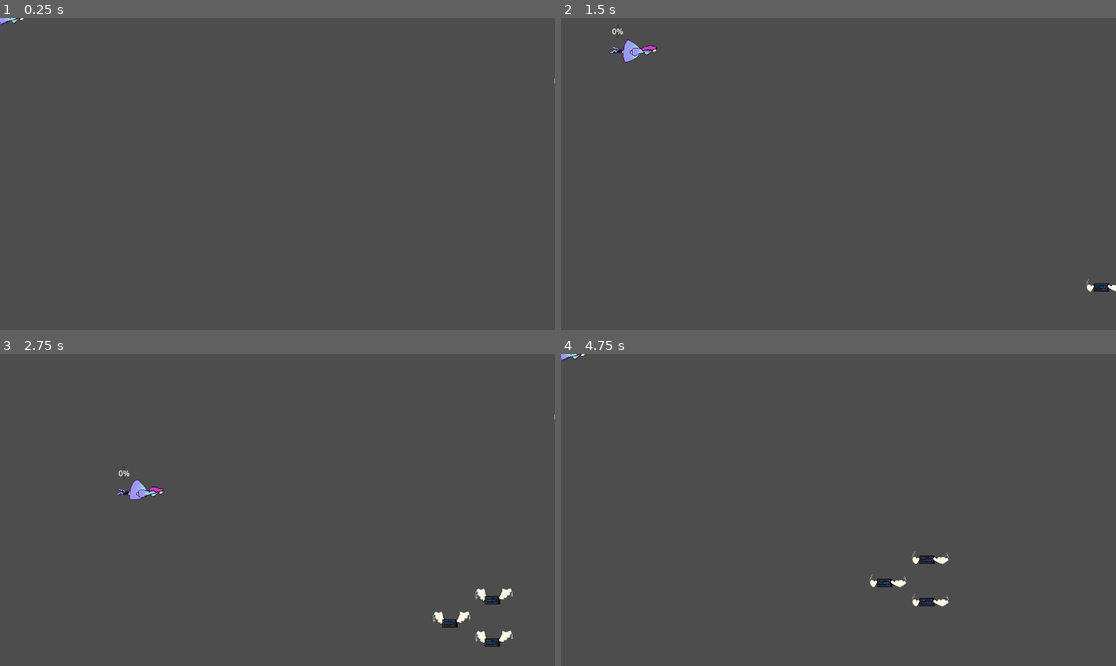
Above: before the commit, frames 1-4 (two rows, left to right).
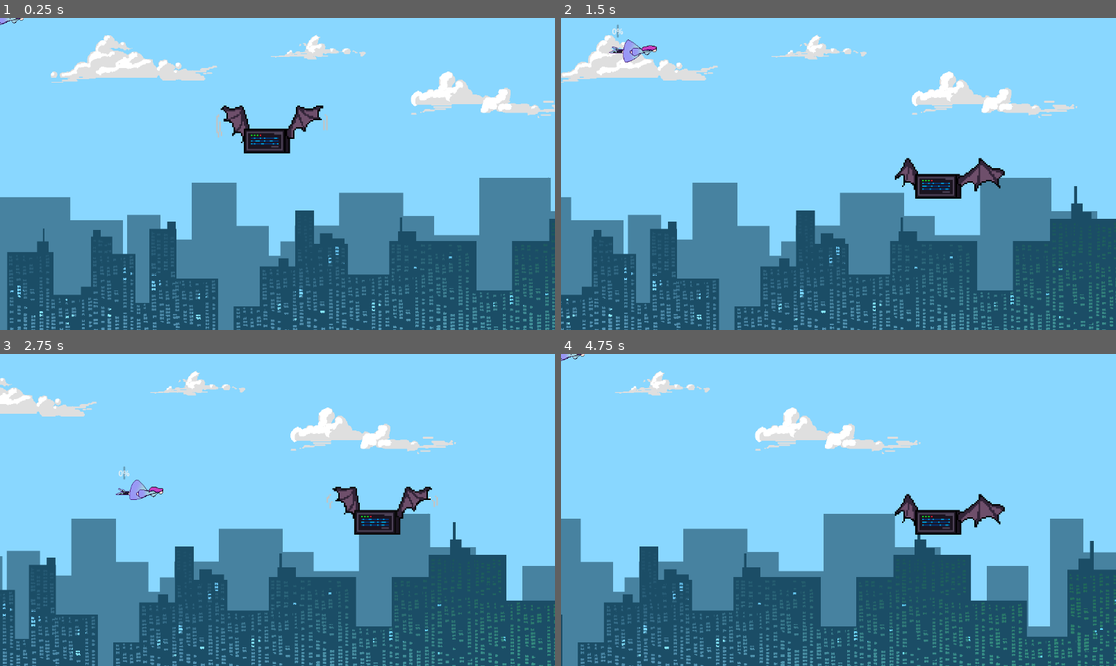
Above: after the commit, the same moments.

Repository: clenneabig/AI-KILL
Game: Godot game, scene res://Levels/level_1.tscn
Two runs of this game, one before a commit and one after it. Both use one fixed random seed, a clock stepped at 60 frames per second and the inputs below. This scene is started directly instead of the project's main scene. The engine's default icon, where the game draws it, is replaced by a stand-in: a white triangle on a blue panel in a dark square.
Inputs (mouse positions are in pixels of both pictures, inside the frame that each line leads up to):
- Up to frame 1 (0.25 s): no input
- Up to frame 2 (1.5 s): move the mouse to (960, 158) at 0.52 s; press the mouse at (960, 158) at 0.53 s; hold D (move_right) 0.53-1.28 s; move the mouse to (727, 189) at 1.27 s; release the mouse at (727, 189) at 1.28 s; hold S (move_down) from 1.28 s (still down); click (727, 189) at 1.35 s
- Up to frame 3 (2.75 s): move the mouse to (333, 441) at 2.02 s; release S (move_down) at 2.03 s; press the mouse at (333, 441) at 2.03 s; hold D (move_right) from 2.03 s (still down)
- Up to frame 4 (4.75 s): move the mouse to (810, 572) at 2.77 s; release D (move_right) at 2.78 s; release the mouse at (810, 572) at 2.78 s; hold W (move_up) 2.78-3.53 s; click (810, 572) at 2.85 s; move the mouse to (1005, 556) at 3.52 s; press the mouse at (1005, 556) at 3.53 s; hold A (move_left) from 3.53 s (still down); move the mouse to (672, 463) at 4.27 s; release the mouse at (672, 463) at 4.28 s; click (672, 463) at 4.35 s

The runs differ from the first frame. In frame 1, 100% of the frame differs, in the area x 0-100%, y 0-100%; in frame 2, 100%; in frame 3, 100%; in frame 4, 100%.

Commit message:
midboss

Diff:
--- a/Levels/Enemies_1.gd
+++ b/Levels/Enemies_1.gd
@@ -4,6 +4,8 @@
 @onready var group2 = $Group_2/Path2D/PathFollow2D
 @onready var group3 = $Group_3
 @onready var group4 = $Group_4
+@onready var MidBoss = $MidBoss
+
 
 var g_move_speed = 150.0
 var paused = false
@@ -19,7 +21,7 @@
 	Group6,
 	Boss
 }
-var CurrentGroup = Groups.Group1
+var CurrentGroup = Groups.Mid_Boss
 # Called when the node enters the scene tree for the first time.
 func _ready():
 	pass # Replace with function body.
@@ -74,7 +76,12 @@
 			if(childrenNo <= 0):
 				CurrentGroup = Groups.Group4
 		Groups.Group4:
+			var childrenNo = group4.get_child_count()-1
 			for path in group4.get_children():
 				path.get_child(0).progress += g_move_speed*1.5 * delta
-			if(group4.get_child_count() == 0):
-				CurrentGroup = Groups.Group5
+				if(path.get_child(0).progress_ratio >= 1.0):
+					childrenNo-=1
+			if(childrenNo <= 0):
+				CurrentGroup = Groups.Mid_Boss
+		Groups.Mid_Boss:
+			MidBoss.move_to_centre()
--- a/Levels/level_1.tscn
+++ b/Levels/level_1.tscn
@@ -7,6 +7,7 @@
 [ext_resource type="Script" path="res://BulletPattens/emit_dir_staggered_straight.gd" id="4_lqy13"]
 [ext_resource type="PackedScene" uid="uid://q4ca5to7f7tm" path="res://player.tscn" id="5_7nkj2"]
 [ext_resource type="Script" path="res://BulletPattens/emit_burst_left.gd" id="6_pdbpd"]
+[ext_resource type="PackedScene" uid="uid://cty2ebpktltbj" path="res://mid_boss.tscn" id="7_h6uf4"]
 
 [sub_resource type="Curve2D" id="Curve2D_gyrlu"]
 _data = {
@@ -194,6 +195,7 @@
 vel = 200
 
 [node name="Group_2" type="Node2D" parent="Enemies"]
+visible = false
 position = Vector2(1344, 568)
 
 [node name="Path2D" type="Path2D" parent="Enemies/Group_2"]
@@ -233,6 +235,7 @@
 vel = 200
 
 [node name="Group_3" type="Node2D" parent="Enemies"]
+visible = false
 position = Vector2(1344, 568)
 
 [node name="Path2D" type="Path2D" parent="Enemies/Group_3"]
@@ -592,6 +595,8 @@
 constant_shot = true
 shoot_timer_one_shot = false
 texture = 1
+
+[node name="MidBoss" parent="Enemies" instance=ExtResource("7_h6uf4")]
 
 [node name="Marker2D" type="Marker2D" parent="."]
 position = Vector2(1152, 0)
--- a/enemy.gd
+++ b/enemy.gd
@@ -1,6 +1,7 @@
 extends Area2D
 
 @onready var emit = $Emit
+@export var health = 3
 
 # Called when the node enters the scene tree for the first time.
 func _ready():
--- /dev/null
+++ b/mid_boss.gd
@@ -0,0 +1,40 @@
+extends Area2D
+
+@onready var emit_1 = $Emit
+@onready var emit_2 = $Emit2
+@onready var emit_3 = $Emit3
+@onready var emit_4 = $Emit4
+
+@export var health = 3000
+var inPos = false
+
+enum State{
+	Healthy,
+	Damaged,
+	Dying
+}
+
+var CurrentState = State.Healthy
+
+# Called when the node enters the scene tree for the first time.
+func _ready():
+	$AnimatedSprite2D.play()
+
+
+# Called every frame. 'delta' is the elapsed time since the previous frame.
+func _process(delta):
+	if(inPos):
+		match CurrentState:
+			State.Healthy:
+				print("healthy")
+				emit_1._startShootin()
+	if(global_position.x <= 0):
+		_offScreen()
+
+func _offScreen():
+	queue_free()
+
+func move_to_centre():
+	global_position = position.lerp(Vector2(800, 327), 0.08)
+	if(global_position.x-800 < 0.1):
+		inPos = true
--- /dev/null
+++ b/mid_boss.tscn
@@ -0,0 +1,69 @@
+[gd_scene load_steps=10 format=3 uid="uid://cty2ebpktltbj"]
+
+[ext_resource type="Texture2D" uid="uid://b68kxgwywhw5q" path="res://assets/enemies/enemy2_spritesheet.png" id="1_74bk7"]
+[ext_resource type="Script" path="res://mid_boss.gd" id="1_o77xn"]
+[ext_resource type="PackedScene" uid="uid://qjrut43w7wo0" path="res://BulletPattens/emit.tscn" id="3_4fxtj"]
+
+[sub_resource type="AtlasTexture" id="AtlasTexture_apacy"]
+atlas = ExtResource("1_74bk7")
+region = Rect2(0, 0, 81, 34)
+
+[sub_resource type="AtlasTexture" id="AtlasTexture_xq6en"]
+atlas = ExtResource("1_74bk7")
+region = Rect2(81, 0, 81, 34)
+
+[sub_resource type="AtlasTexture" id="AtlasTexture_ghndi"]
+atlas = ExtResource("1_74bk7")
+region = Rect2(162, 0, 81, 34)
+
+[sub_resource type="AtlasTexture" id="AtlasTexture_3k8vb"]
+atlas = ExtResource("1_74bk7")
+region = Rect2(243, 0, 81, 34)
+
+[sub_resource type="SpriteFrames" id="SpriteFrames_bgln6"]
+animations = [{
+"frames": [{
+"duration": 1.0,
+"texture": SubResource("AtlasTexture_apacy")
+}, {
+"duration": 1.0,
+"texture": SubResource("AtlasTexture_xq6en")
+}, {
+"duration": 1.0,
+"texture": SubResource("AtlasTexture_ghndi")
+}, {
+"duration": 1.0,
+"texture": SubResource("AtlasTexture_3k8vb")
+}],
+"loop": true,
+"name": &"default",
+"speed": 5.0
+}]
+
+[sub_resource type="RectangleShape2D" id="RectangleShape2D_pwkv4"]
+size = Vector2(32.3333, 17)
+
+[node name="MidBoss" type="Area2D"]
+script = ExtResource("1_o77xn")
+
+[node name="AnimatedSprite2D" type="AnimatedSprite2D" parent="."]
+scale = Vector2(3, 3)
+sprite_frames = SubResource("SpriteFrames_bgln6")
+frame_progress = 0.668432
+
+[node name="SpriteBox" type="CollisionShape2D" parent="."]
+position = Vector2(-16.5, 22.5)
+scale = Vector2(3, 3)
+shape = SubResource("RectangleShape2D_pwkv4")
+
+[node name="Emit" parent="." instance=ExtResource("3_4fxtj")]
+spawn_count = 12
+shoot_timer_one_shot = false
+wait_time = 0.1
+texture = 4
+
+[node name="Emit2" parent="." instance=ExtResource("3_4fxtj")]
+
+[node name="Emit3" parent="." instance=ExtResource("3_4fxtj")]
+
+[node name="Emit4" parent="." instance=ExtResource("3_4fxtj")]
Not shown: 2 places in Levels/level_1.tscn that only renumber resources
